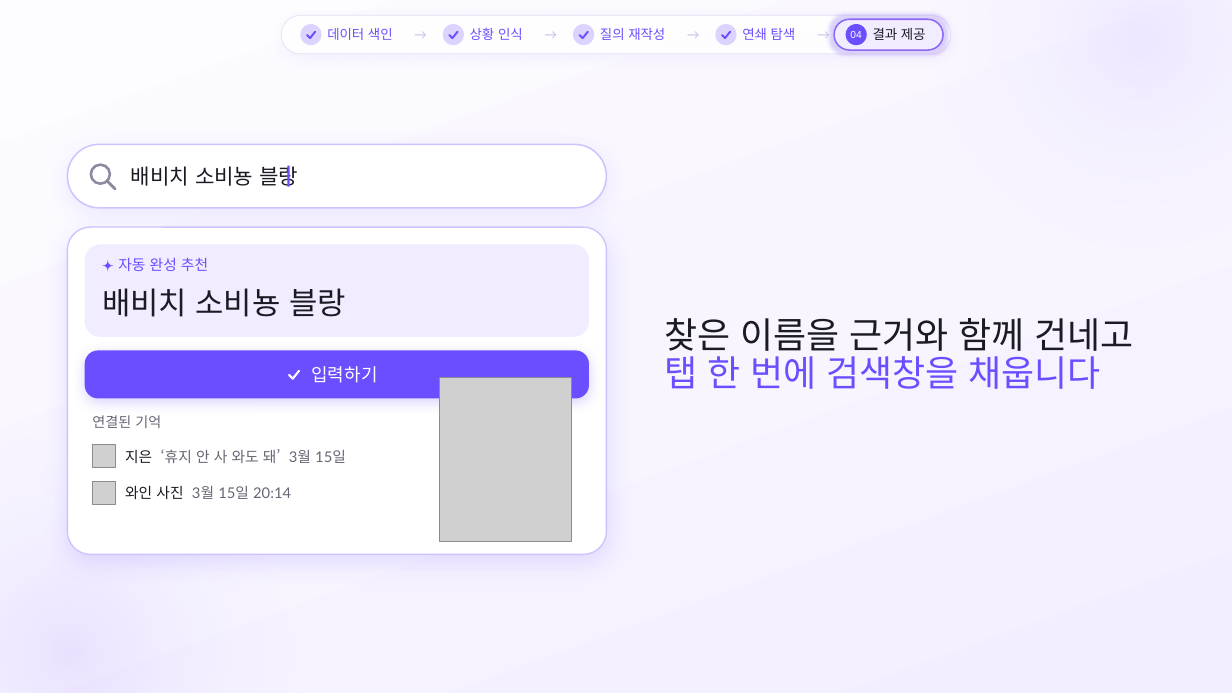
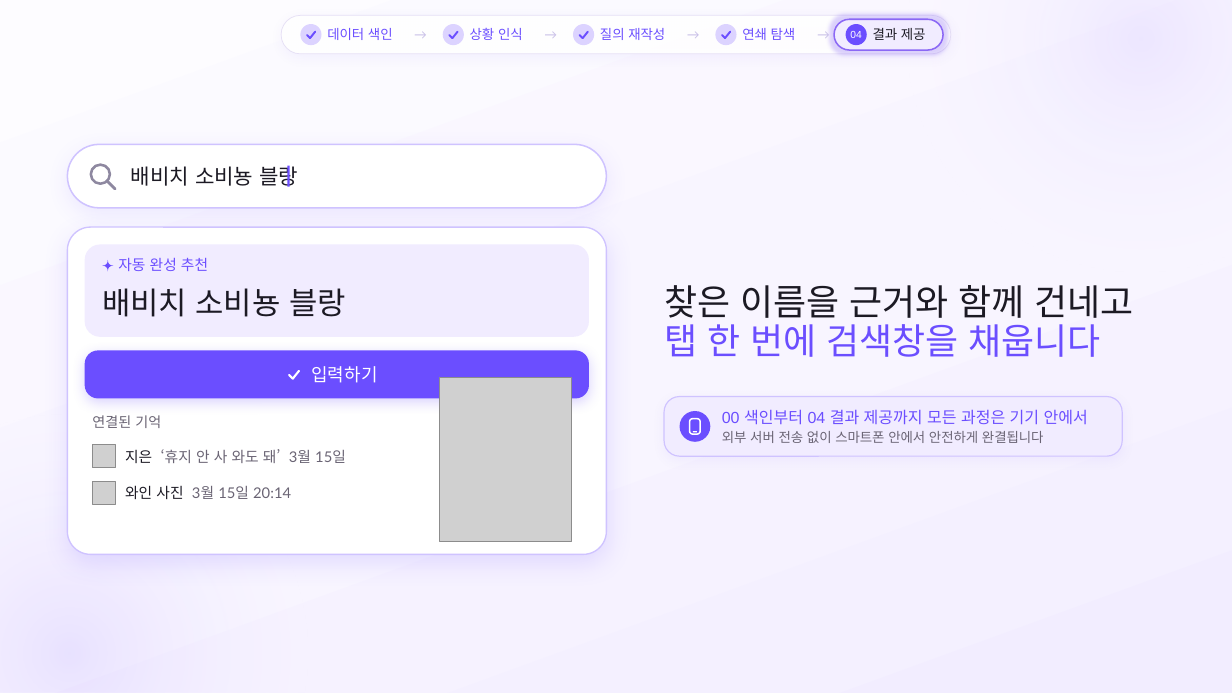
Before and after one commit to SB-Jo/t3, a slide deck: slide 15 of weave/결선준비/09_HowItWorks/HowItWorks_Argon.pptx. Drawn at 1232x693 pixels with LibreOffice and Linux fonts; fonts in the diff are those of the drawing; grey boxes stand for pictures. Boxes give left, top, right and bottom in pixels: in the first picture for what was removed or moved away, otherwise in the second. Text is boxed around its words. In the diff, an @@ line names an element or a change of style, - is before the commit and + after.

```diff
--- a/weave/결선준비/09_HowItWorks/HowItWorks_Argon.pptx
+++ b/weave/결선준비/09_HowItWorks/HowItWorks_Argon.pptx
@@ text "찾은 이름을 근거와 함께 건네고": place and size @@
-text "찾은 이름을 근거와 함께 건네고" at (664,318,1133,389)
+text "찾은 이름을 근거와 함께 건네고" at (664,285,1133,357)
@@ group added at (665,396,1123,457): 2 rounded rectangles, 2 texts, 1 ellipse, 1 rectangle @@
+00 색인부터 04 결과 제공까지 모든 과정은 기기 안에서
+외부 서버 전송 없이 스마트폰 안에서 안전하게 완결됩니다
```
Also in this commit, not shown: 1 other slide changed, 21 other files.
